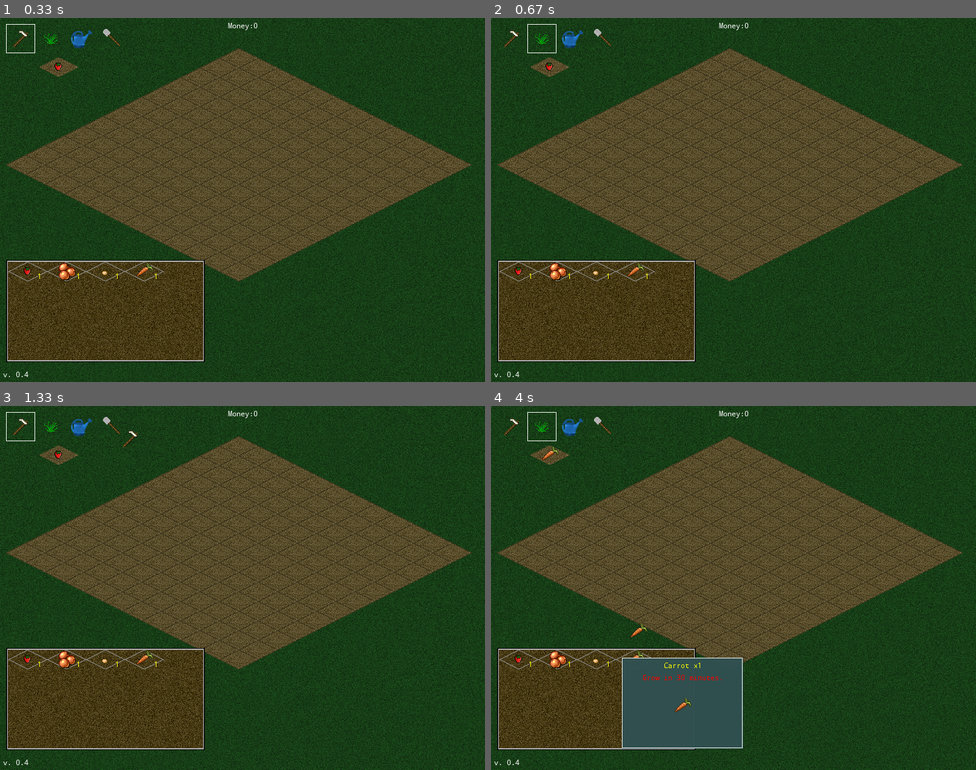
Above: before the commit, frames 1-4 (two rows, left to right).
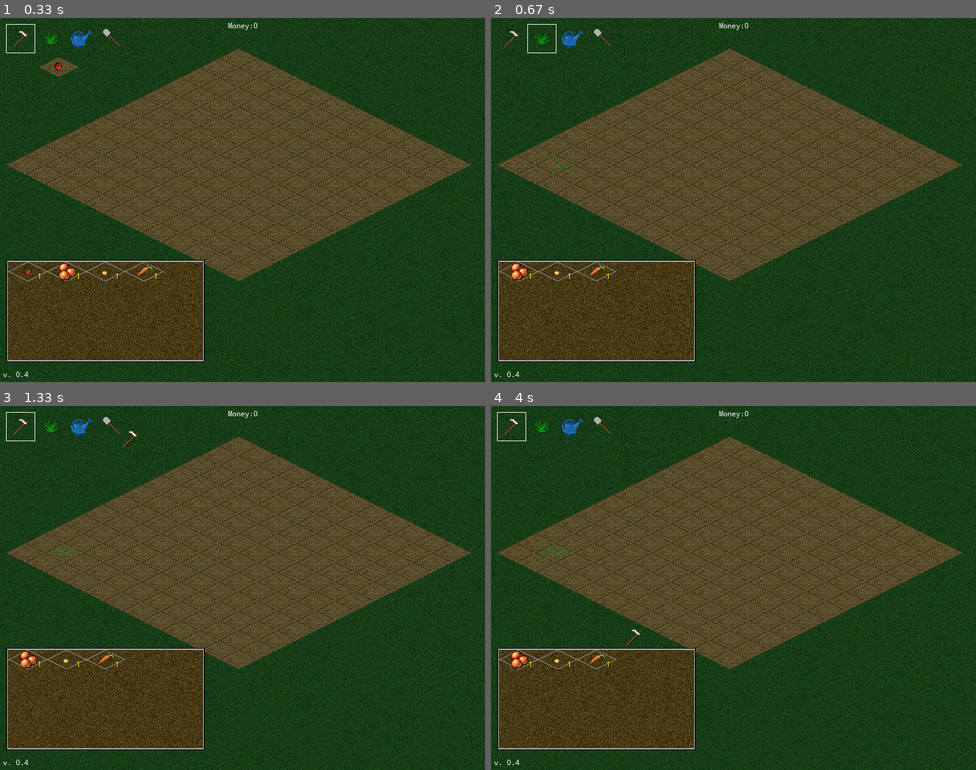
Above: after the commit, the same moments.

Repository: orneo1212/PythonFarmGame
Game: pygame game, started from pyFarmGame.py
Two runs of this game, one before a commit and one after it. Both use one fixed random seed, a clock stepped at 60 frames per second and the inputs below. The source is Python 2; it was converted automatically to run under Python 3.
Inputs (mouse positions are in pixels of both pictures, inside the frame that each line leads up to):
- Up to frame 1 (0.33 s): no input
- Up to frame 2 (0.67 s): press the mouse at (539, 39) at 0.37 s; move the mouse to (563, 163) at 0.47 s; release the mouse at (583, 287) at 0.6 s
- Up to frame 3 (1.33 s): tap 1 at 0.67 s; click (116, 453) at 1.05 s
- Up to frame 4 (4 s): tap S at 1.33, 1.67 s; click (665, 511) at 2.05 s; click (903, 682) at 2.38 s; click (883, 580) at 2.72 s; click (835, 522) at 3.05 s; click (592, 518) at 3.38 s; click (617, 653) at 3.72 s

Frame 1 is identical in both runs. In frame 2, 0.6% of the frame differs, in the area x 4-34%, y 10-73%; in frame 3, 0.6%; in frame 4, 6.9%, in the area x 1-52%, y 1-95%.

Commit message:
signle click only for inventory and tools selection

Diff:
--- a/pyFarmGame.py
+++ b/pyFarmGame.py
@@ -92,7 +92,8 @@
 
     def handle_farmfield_events(self, event):
         #left mouse button
-        if event.type == pygame.MOUSEBUTTONDOWN and event.button == 1:
+        if pygame.mouse.get_pressed()[0] == 1 and \
+            self.eventstimer.tickpassed(1):
 
             #Mouse motion
             mx, my = pygame.mouse.get_pos()
@@ -134,7 +135,8 @@
                     #regenerate sprites
                     self.regenerate_groups()
 
-            #events for inventory
+        #events for inventory
+        if event.type == pygame.MOUSEBUTTONDOWN and event.button == 1:
             index = self.inventory.get_index_inventory_under_mouse()
             if index:
                 itemid = index[1] * self.inventory.inventorysize[0] + index[0]
